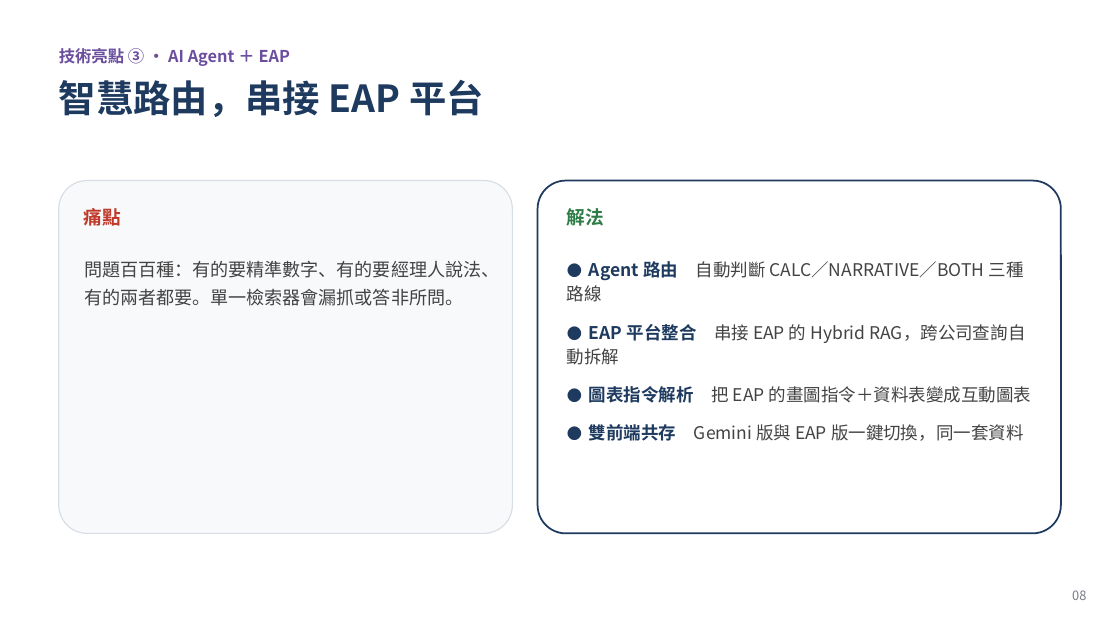
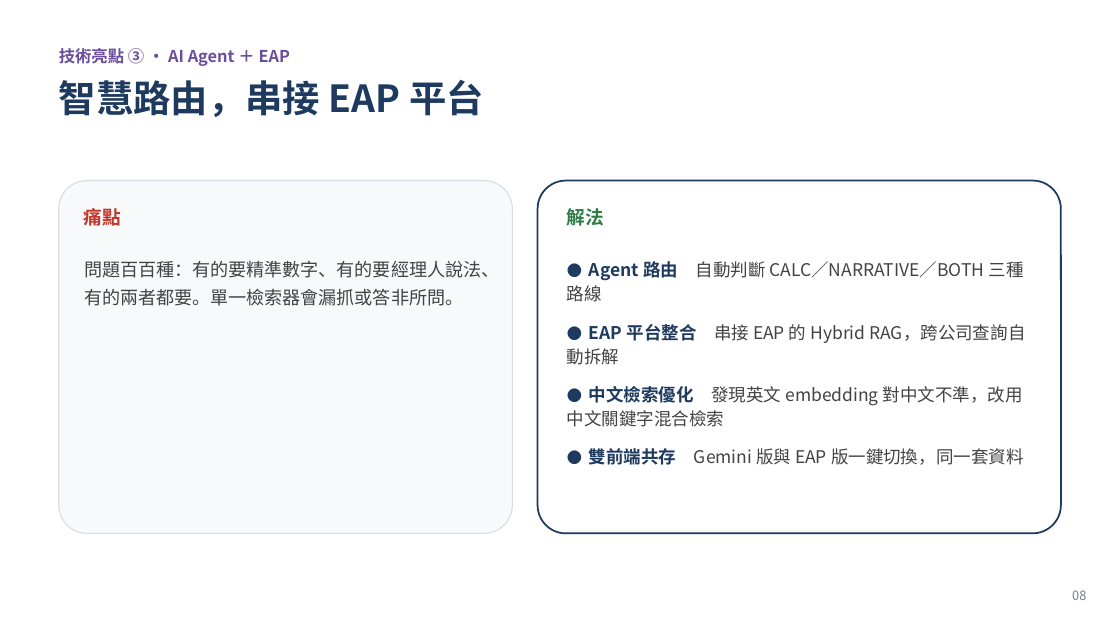
Before and after one commit to WangChiaChen/hybrid-rag-project, a slide deck: slide 8 of 有你蒸好_決賽簡報_網頁版.pptx. Drawn at 1120x630 pixels with LibreOffice and Linux fonts; fonts in the diff are those of the drawing. Boxes give left, top, right and bottom in pixels: in the first picture for what was removed or moved away, otherwise in the second. Text is boxed around its words. In the diff, an @@ line names an element or a change of style, - is before the commit and + after.

```diff
--- a/有你蒸好_決賽簡報_網頁版.pptx
+++ b/有你蒸好_決賽簡報_網頁版.pptx
@@ text at box(567, 386, 1023, 427): text changed @@
-● 圖表指令解析 把 EAP 的畫圖指令＋資料表變成互動圖表
+● 中文檢索優化 發現英文 embedding 對中文不準，改用中文關鍵字混合檢索
```
Also in this commit, not shown: 7 other slides changed, 3 slides added, 2 slides removed.
